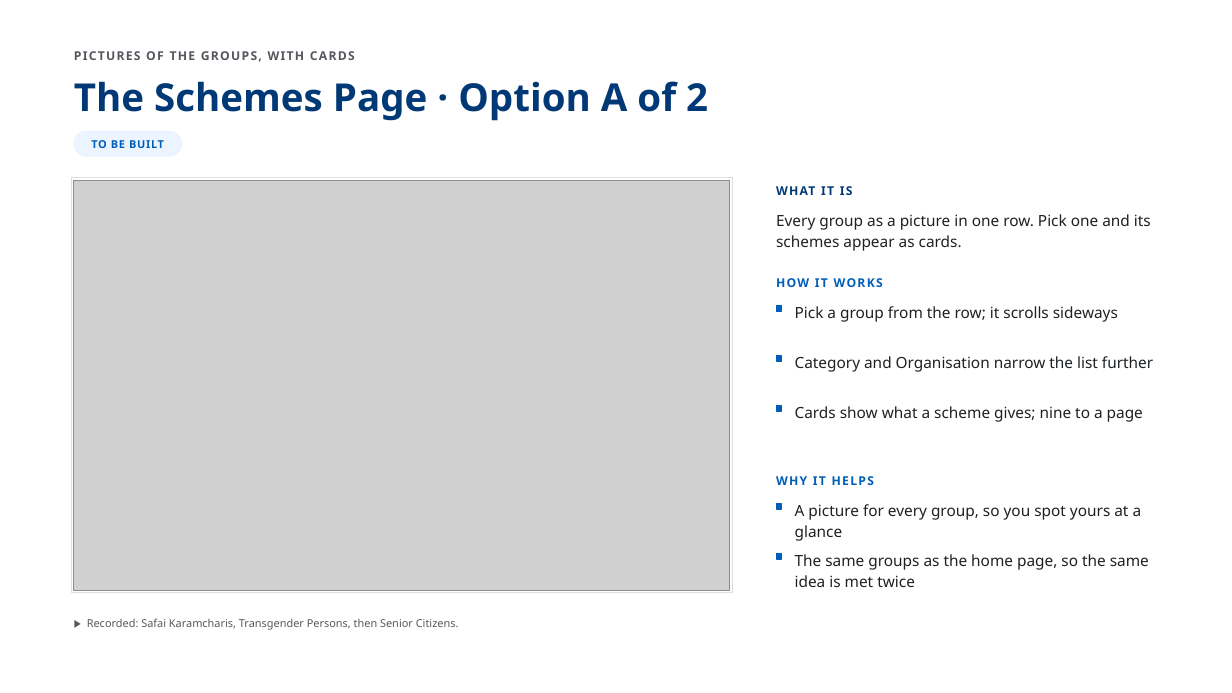
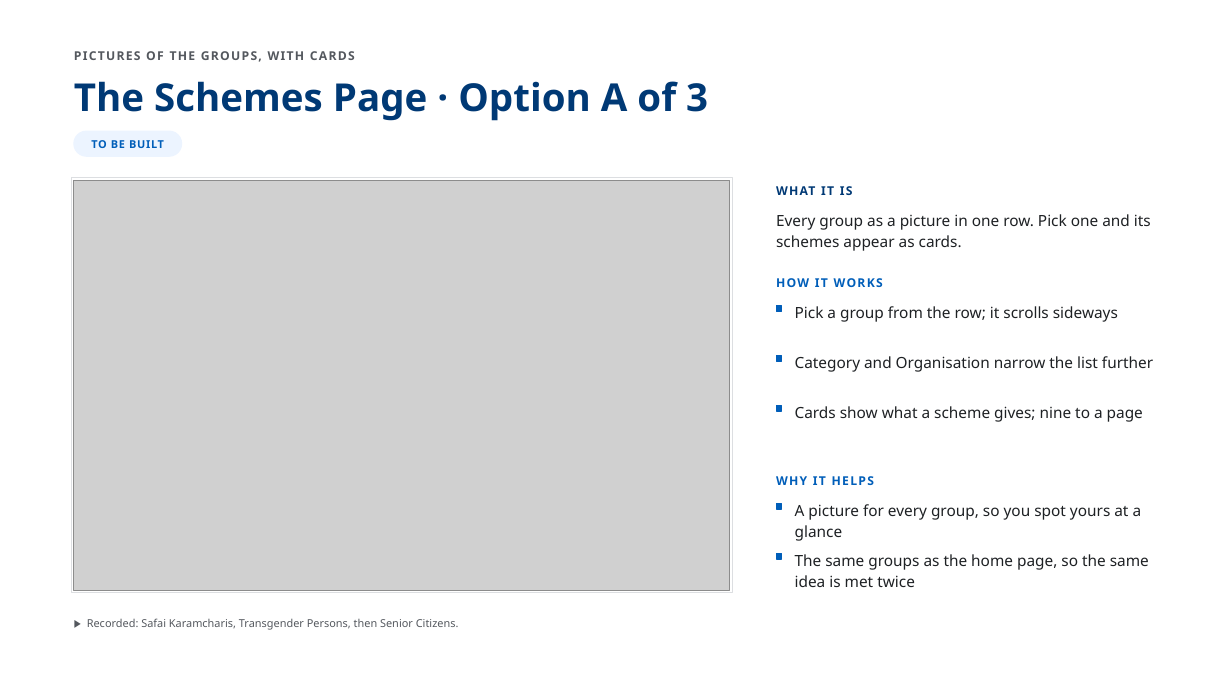
Before and after one commit to AkashShivanand/mosje, a slide deck: slide 12 of docs/plans/MoSJE-Service-Discovery-Options.pptx (slide 8 before the commit). Drawn at 1232x693 pixels with LibreOffice and Linux fonts; fonts in the diff are those of the drawing; grey boxes stand for pictures. Boxes give left, top, right and bottom in pixels: in the first picture for what was removed or moved away, otherwise in the second. Text is boxed around its words. In the diff, an @@ line names an element or a change of style, - is before the commit and + after.

```diff
--- a/docs/plans/MoSJE-Service-Discovery-Options.pptx
+++ b/docs/plans/MoSJE-Service-Discovery-Options.pptx
@@ text at <box>74,81,708,121</box>: text changed @@
-The Schemes Page · Option A of 2
+The Schemes Page · Option A of 3
```
Also in this commit, not shown: 5 other slides changed, 5 slides added, 6 other files.
